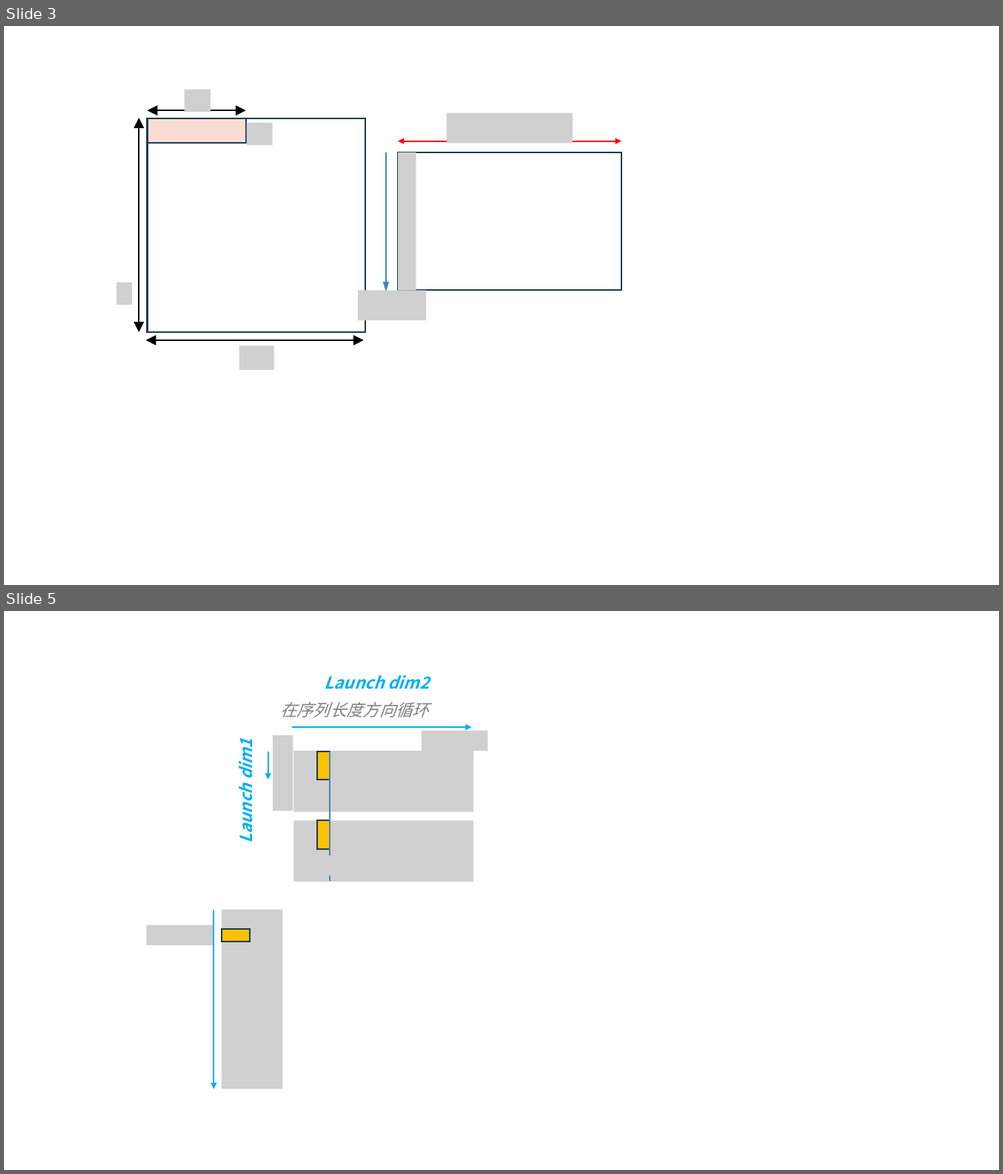
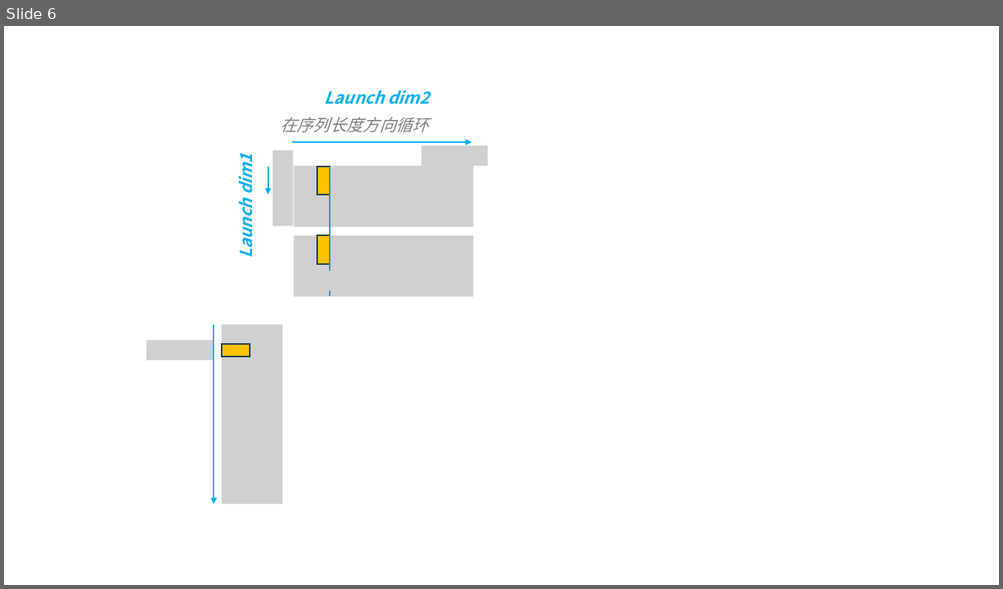
Before and after one commit to lcy-seso/Tiled-EfficientAttention, a slide deck: gla/figures/gated_linear_attention.pptx. Shown one above the other, each under a label of ours: slides 3 and 5 before the commit, slide 6 after it; the slides between them are not shown. The pictures are 1003x1174 and 1003x589 pixels, drawn with LibreOffice and Linux fonts; fonts in the diff are those of the drawing; grey boxes stand for pictures. Boxes give left, top, right and bottom in pixels: in the first picture for what was removed or moved away, otherwise in the second. Text is boxed around its words. In the diff, an @@ line names an element or a change of style, - is before the commit and + after.

```diff
--- a/gla/figures/gated_linear_attention.pptx
+++ b/gla/figures/gated_linear_attention.pptx
@@ slide 3 removed at <box>4,26,999,585</box>, background #FFFFFF @@
@@ picture removed at <box>185,90,210,112</box> @@
@@ double arrow removed from (246, 110) to (148, 110) @@
@@ double arrow removed from (139, 118) to (139, 332) @@
@@ rectangle removed at <box>148,118,365,332</box> @@
@@ rectangle removed at <box>148,118,246,143</box> @@
@@ picture removed at <box>247,123,273,145</box> @@
@@ picture removed at <box>116,283,132,305</box> @@
@@ group removed at <box>358,113,621,321</box>: 3 pictures, 1 rectangle, 1 arrow, 1 double arrow @@
@@ double arrow removed from (364, 340) to (146, 340) @@
@@ picture removed at <box>239,346,274,371</box> @@
@@ what was slide 5 is now slide 6 @@
```
Also in this commit, not shown: 2 slides changed, 2 slides added, 7 other files.
